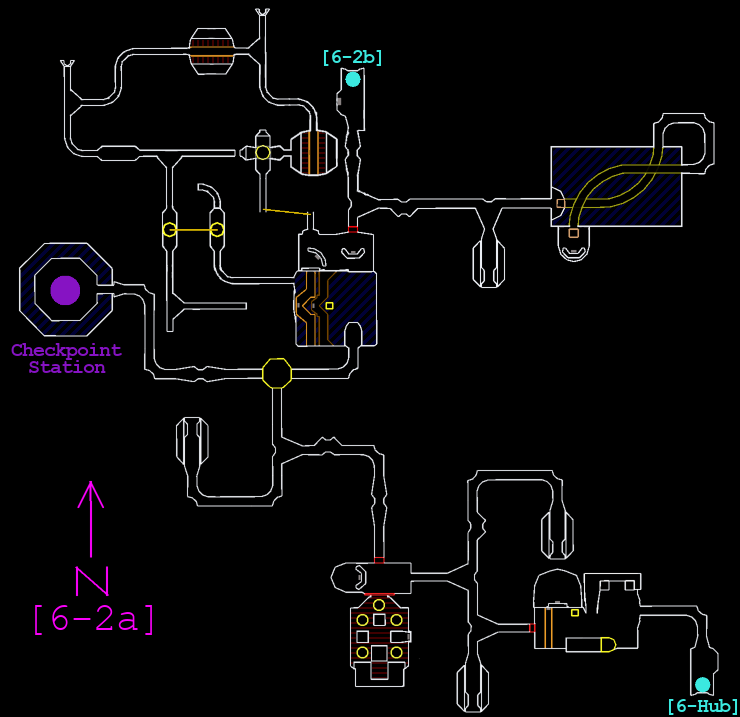
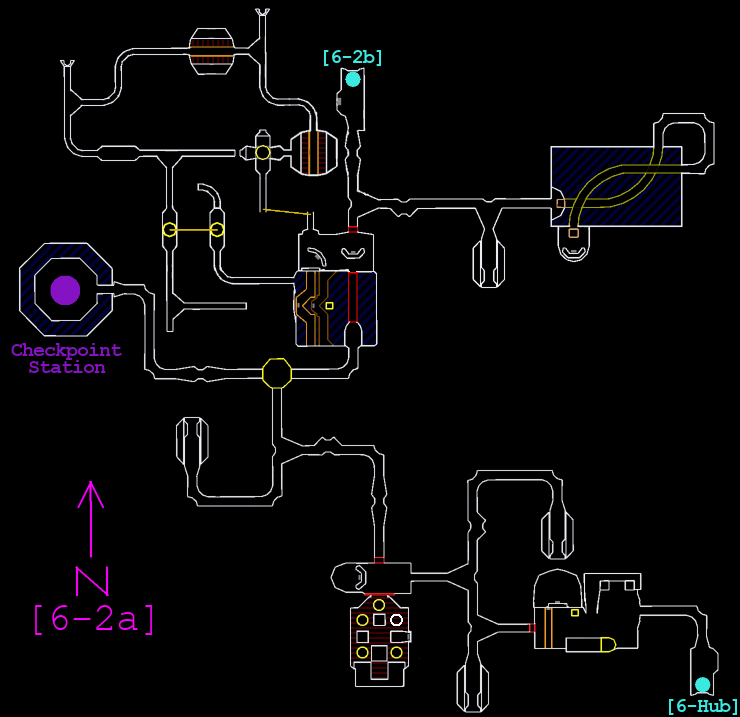
Revision of a layered w=740, h=717 image; what changed, layer by layer:
painted on "Lasers and Pits" over [348, 273, 400, 624]
painted on "Map" over [348, 270, 403, 626]